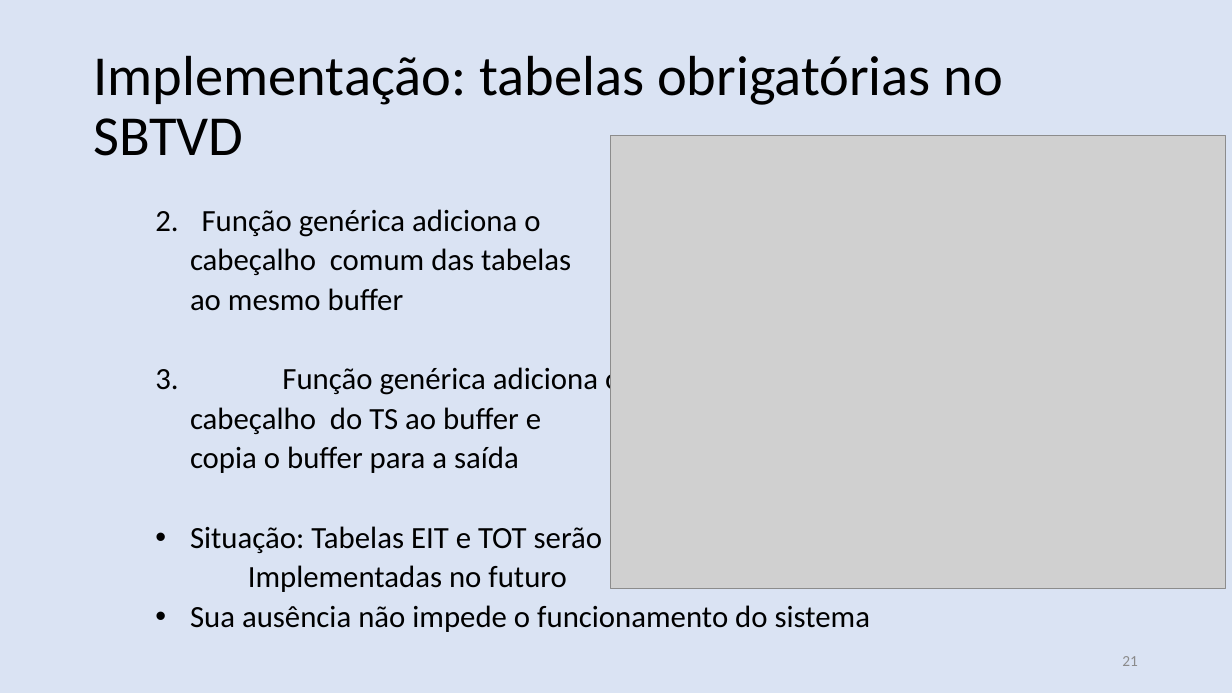
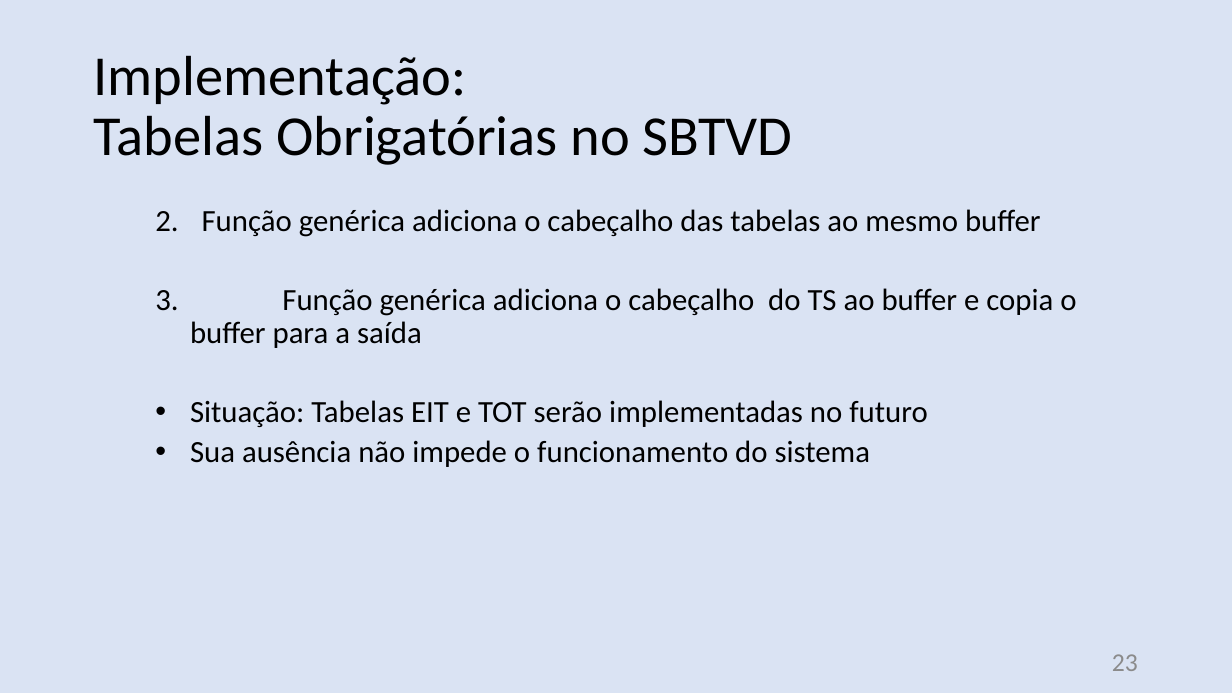
Before and after one commit to nasall2/TCC, a slide deck: slide 23 of relatorio/abntex2-modelos-1.9.2/figuras/apresentacao.pptx (slide 21 before the commit). Drawn at 1232x693 pixels with LibreOffice and Linux fonts; fonts in the diff are those of the drawing; grey boxes stand for pictures. Boxes give left, top, right and bottom in pixels: in the first picture for what was removed or moved away, otherwise in the second. Text is boxed around its words. In the diff, an @@ line names an element or a change of style, - is before the commit and + after.

```diff
--- a/relatorio/abntex2-modelos-1.9.2/figuras/apresentacao.pptx
+++ b/relatorio/abntex2-modelos-1.9.2/figuras/apresentacao.pptx
@@ text at (94, 55, 793, 165): text changed @@
-Implementação: tabelas obrigatórias no SBTVD
+Implementação:
+Tabelas Obrigatórias no SBTVD
@@ picture removed at (611, 136, 1226, 589) @@
@@ text at (155, 209, 1076, 427): text changed @@
-  2. Função genérica adiciona o
-  cabeçalho comum das tabelas
-  ao mesmo buffer
-  3. Função genérica adiciona o
-  cabeçalho do TS ao buffer e
-  copia o buffer para a saída
-  • Situação: Tabelas EIT e TOT serão
-  Implementadas no futuro
+  2. Função genérica adiciona o cabeçalho das tabelas ao mesmo buffer
+  3. Função genérica adiciona o cabeçalho do TS ao buffer e copia o buffer para a saída
+  • Situação: Tabelas EIT e TOT serão implementadas no futuro
@@ page number at (1112, 654, 1138, 671): text changed; size 12 to 20 pt @@
-21
+23
```
Also in this commit, not shown: 12 other slides changed, 3 slides added.
